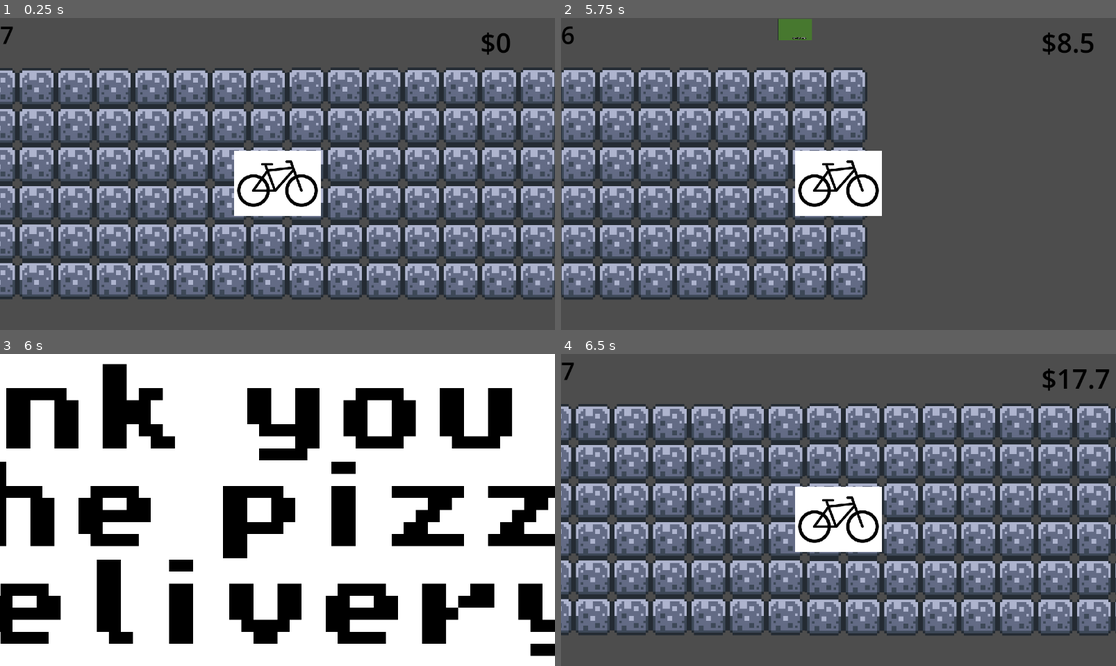
Above: before the commit, frames 1-4 (two rows, left to right).
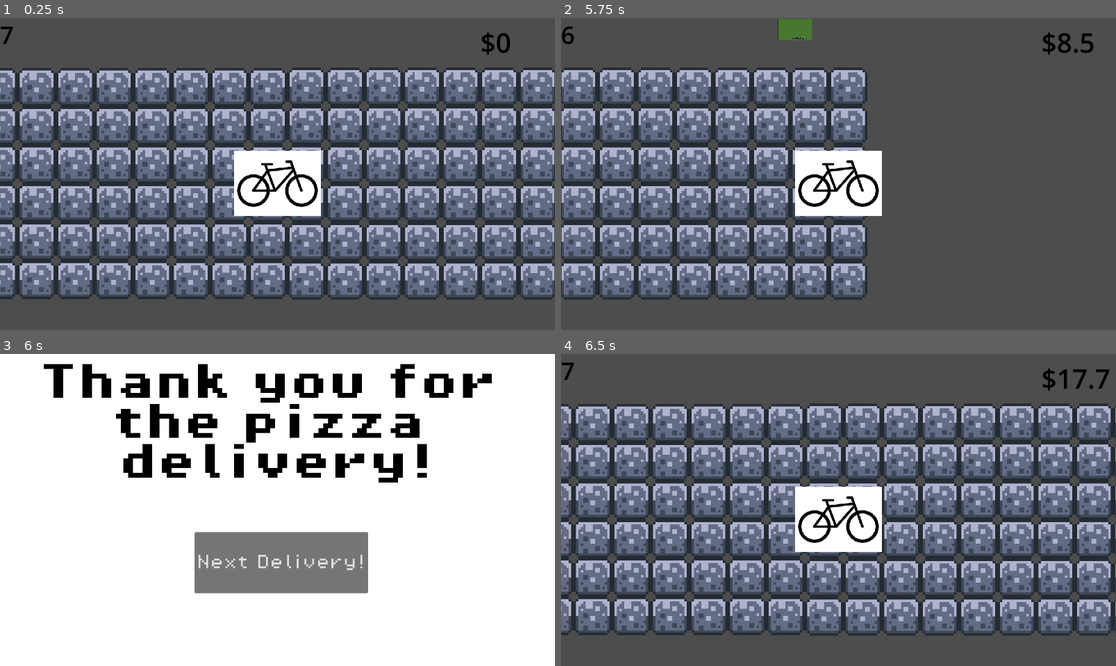
Above: after the commit, the same moments.

Repository: andreaTheCoder/brackeysgamejam
Game: Godot game, scene res://scenes/game.tscn
Two runs of this game, one before a commit and one after it. Both use one fixed random seed, a clock stepped at 60 frames per second and the inputs below.
Inputs:
- Up to frame 1 (0.25 s): no input
- Up to frame 2 (5.75 s): tap Enter at 0.5 s; hold Space (button) 0.53-1.28 s; hold Right (forward) 0.53-2.03 s; tap Shift (deliver) at 0.8, 1.35, 2.3, 2.85, 3.8, 4.35, 5.3 s; tap Space (button) at 1.55, 3.05, 4.55 s; hold Space (button) 2.03-2.78 s; hold Left (backward) 2.03-4.28 s; hold Space (button) 3.53-4.28 s; tap R (reset) at 4.15 s; hold Right (forward) from 4.28 s (still down); hold Space (button) from 5.03 s (still down)
- Up to frame 3 (6 s): keep holding Right (forward); release Space (button) at 5.78 s; tap Shift (deliver) at 5.85 s
- Up to frame 4 (6.5 s): keep holding Right (forward); tap Space (button) at 6.05 s

Frames 1-2 are identical in both runs. In frame 3, 37% of the frame differs, in the area x 0-100%, y 3-97%; in frame 4, nothing differs.

Commit message:
fixed it so button is not created by script

Diff:
--- a/scenes/end_screen.tscn
+++ b/scenes/end_screen.tscn
@@ -1,7 +1,8 @@
-[gd_scene load_steps=3 format=3 uid="uid://ttc4ydh2mtbv"]
+[gd_scene load_steps=4 format=3 uid="uid://ttc4ydh2mtbv"]
 
 [ext_resource type="Script" uid="uid://bpbn0bg6d3e1q" path="res://scripts/end_screen.gd" id="1_6e1uj"]
 [ext_resource type="FontFile" uid="uid://cly85sjrqbosg" path="res://assets/brackeys_platformer_assets 2/fonts/PixelOperator8-Bold.ttf" id="1_kq7ac"]
+[ext_resource type="FontFile" uid="uid://cp367s27734md" path="res://assets/brackeys_platformer_assets 2/fonts/PixelOperator8.ttf" id="3_jc7ji"]
 
 [node name="end_screen" type="Node2D"]
 script = ExtResource("1_6e1uj")
@@ -28,7 +29,25 @@
 size_flags_horizontal = 4
 theme_override_colors/font_color = Color(0, 0, 0, 1)
 theme_override_fonts/font = ExtResource("1_kq7ac")
-theme_override_font_sizes/font_size = 200
-text = "Thank you for the pizza delivery!"
+theme_override_font_sizes/font_size = 80
+text = "Thank you for
+the pizza
+delivery!"
 horizontal_alignment = 1
 autowrap_mode = 2
+
+[node name="Control" type="Control" parent="."]
+layout_mode = 3
+anchors_preset = 0
+offset_right = 40.0
+offset_bottom = 40.0
+
+[node name="Button" type="Button" parent="Control"]
+layout_mode = 0
+offset_left = 404.0
+offset_top = 370.0
+offset_right = 746.0
+offset_bottom = 497.0
+theme_override_fonts/font = ExtResource("3_jc7ji")
+theme_override_font_sizes/font_size = 32
+text = "Next Delivery!"
--- a/scripts/end_screen.gd
+++ b/scripts/end_screen.gd
@@ -2,19 +2,12 @@
 
 const GAME = preload("res://scenes/game.tscn")
 var game_scene:PackedScene = load("res://scenes/game.tscn")
+@onready var button: Button = $Control/Button
 
 
 # Called when the node enters the scene tree for the first time.
 func _ready() -> void:
-	var dynamic_font = FontFile.new()
-	dynamic_font.font_data = load("res://assets/brackeys_platformer_assets 2/fonts/PixelOperator8-Bold.ttf")
-	var button = Button.new()
-	button.set_position(Vector2(1000, 1300))
-	button.size = Vector2(1000, 100)
-	button.text = "Next delivery"
-	button.add_theme_font_override("font", dynamic_font)
 	button.pressed.connect(_button_pressed)
-	add_child(button)
 
 func _button_pressed():
 	print("Next delivery!")
